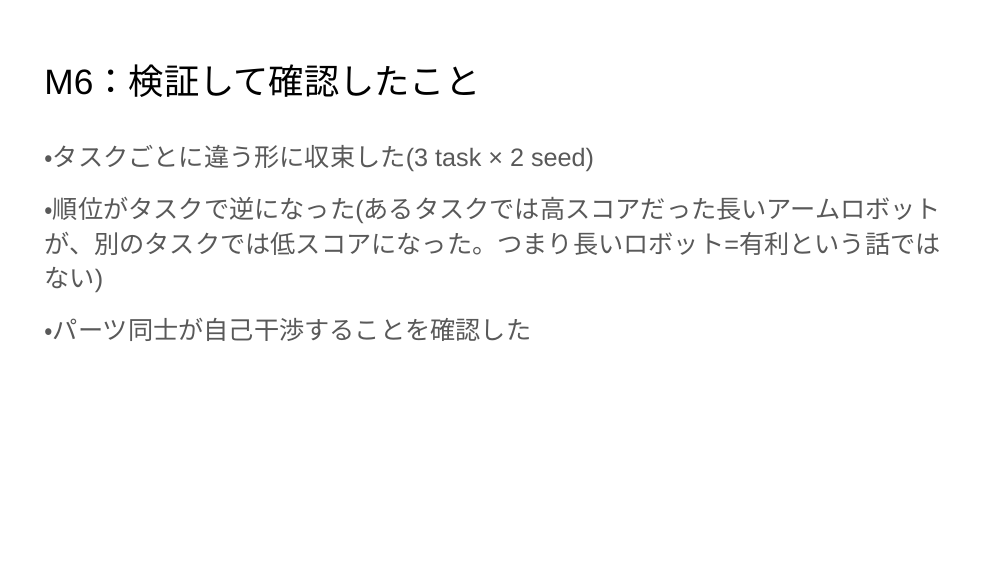
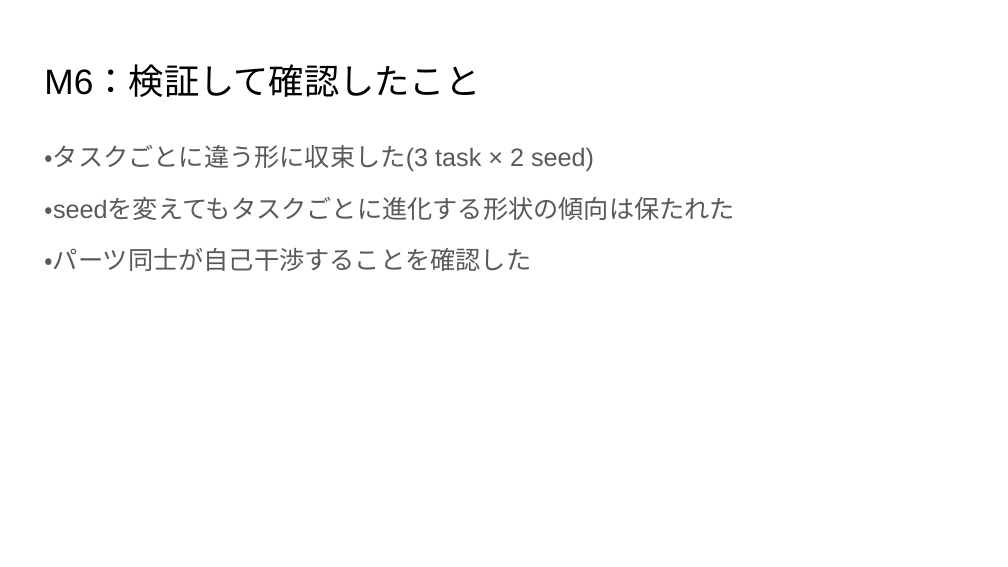
Before and after one commit to 233301koshiro/StackelbergPPO, a slide deck: slide 25 of docs/研究応用/執筆/システムフロー解説(M1~M7).pptx (slide 19 before the commit). Drawn at 1008x567 pixels with LibreOffice and Linux fonts; fonts in the diff are those of the drawing. Boxes give left, top, right and bottom in pixels: in the first picture for what was removed or moved away, otherwise in the second. Text is boxed around its words. In the diff, an @@ line names an element or a change of style, - is before the commit and + after.

```diff
--- a/docs/研究応用/執筆/システムフロー解説(M1~M7).pptx
+++ b/docs/研究応用/執筆/システムフロー解説(M1~M7).pptx
@@ text at [44, 197, 735, 220]: text changed @@
-・順位がタスクで逆になった(あるタスクでは高スコアだった長いアームロボットが、別のタスクでは低スコアになった。つまり長いロボット=有利という話ではない)
+・seedを変えてもタスクごとに進化する形状の傾向は保たれた
```
Also in this commit, not shown: 13 other slides changed, 6 slides added, 10 other files.
